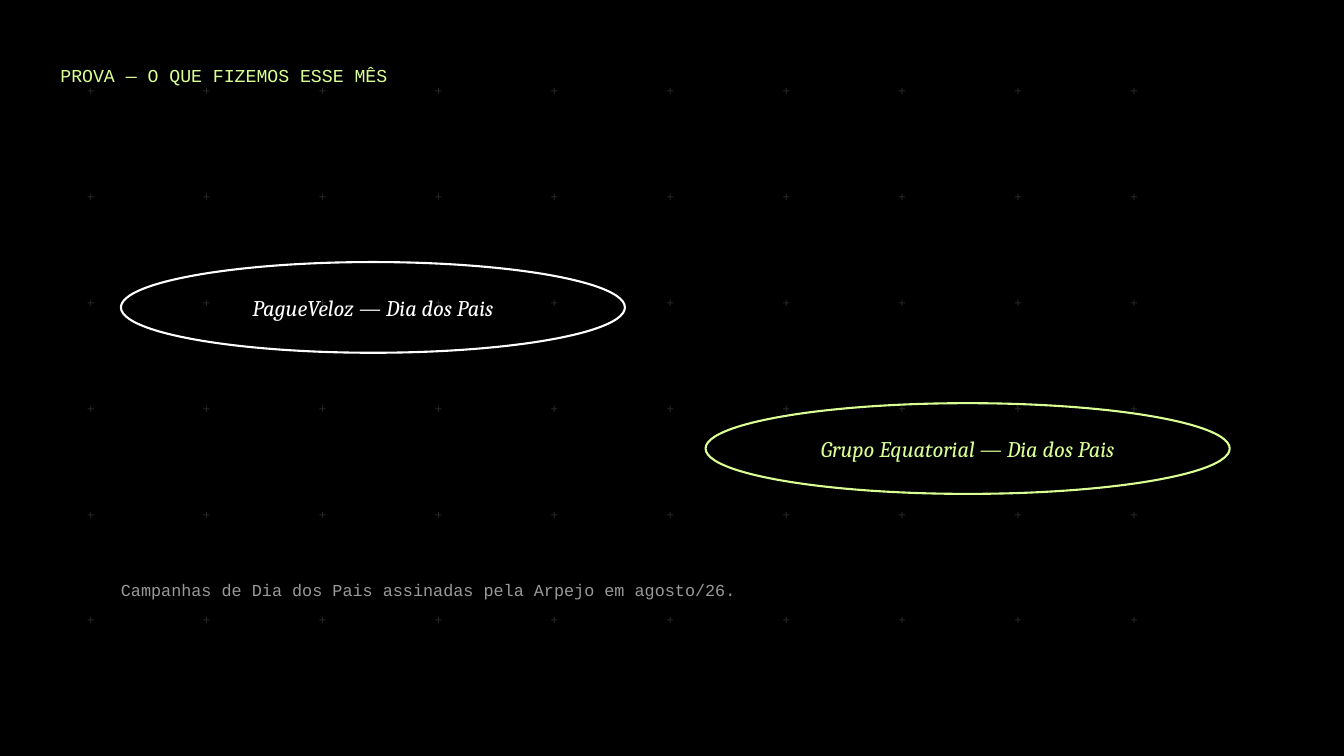
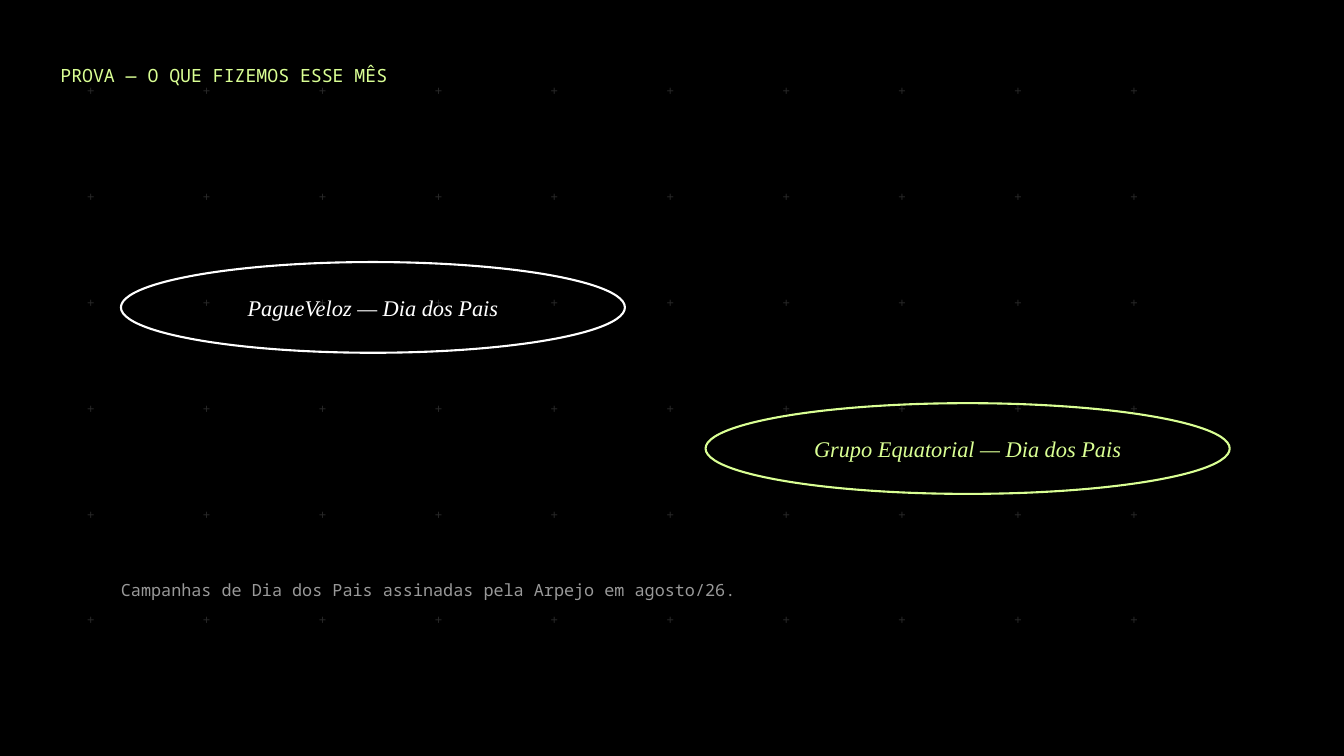
Before and after one commit to BiancaSchwanke/data-manipulation-exercises, a slide deck: slide 7 of entregas-agosto26/apresentacao-prospeccao-agosto26.pptx. Drawn at 1344x756 pixels with LibreOffice and Linux fonts; fonts in the diff are those of the drawing. Boxes give left, top, right and bottom in pixels: in the first picture for what was removed or moved away, otherwise in the second. Text is boxed around its words. In the diff, an @@ line names an element or a change of style, - is before the commit and + after.

```diff
--- a/entregas-agosto26/apresentacao-prospeccao-agosto26.pptx
+++ b/entregas-agosto26/apresentacao-prospeccao-agosto26.pptx
@@ text "PROVA — O QUE FIZEMOS ..." at (60, 65, 387, 86): font Courier New to Noto Sans Mono @@
@@ text "PagueVeloz — Dia dos Pais" at (248, 300, 498, 321): font Cambria to Times New Roman @@
@@ text "Grupo Equatorial — Dia dos ..." at (814, 441, 1121, 462): font Cambria to Times New Roman @@
@@ text "Campanhas de Dia dos Pais ..." at (121, 583, 736, 600): font Courier New to Noto Sans Mono @@
```
Also in this commit, not shown: 9 other slides changed, 4 other files.
